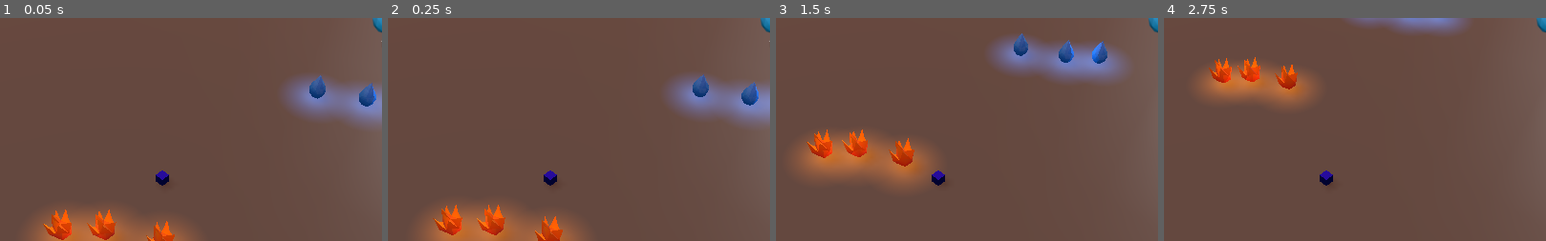
Above: before the commit, frames 1-4 (left to right).
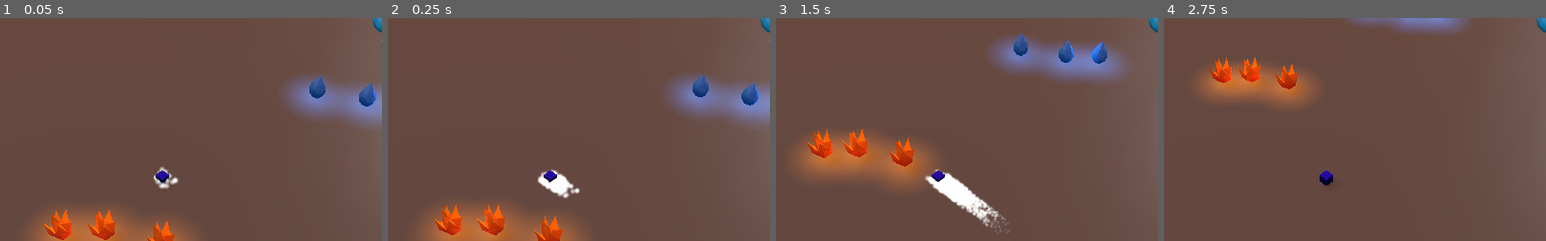
Above: after the commit, the same moments.

Repository: GameDrivenDesign/TurnSides
Game: Godot game, scene res://Game.tscn
Two runs of this game, one before a commit and one after it. Both use one fixed random seed, a clock stepped at 60 frames per second and the inputs below.
Inputs:
- Up to frame 1 (0.05 s): no input
- Up to frame 2 (0.25 s): no input
- Up to frame 3 (1.5 s): tap Enter (ui_accept) at 0.5, 0.6, 0.77, 1.07, 1.35 s; hold Right (ui_right) 0.53-1.28 s; hold Down (ui_down) from 1.28 s (still down)
- Up to frame 4 (2.75 s): tap Enter (ui_accept) at 1.52, 1.82, 2.1 s; release Down (ui_down) at 2.03 s; hold Right (ui_right) from 2.03 s (still down)
The pictures show only the part of the screen within x 29-79%, y 14-64%; the shares and areas given below are measured in that part.

The runs differ from the first frame. In frame 1, 0.3% of the frame differs, in the area x 40-47%, y 66-77%; in frame 2, 0.7%; in frame 3, 1.7%, in the area x 39-61%, y 67-97%; in frame 4, nothing differs.

Commit message:
Add particle effect when changing sides

Diff:
--- a/Player.gd
+++ b/Player.gd
@@ -37,19 +37,20 @@
 			elemental_souls_counter[FIRE] -= switch_costs_souls
 			remove_from_group(WATER_GROUP)
 			add_to_group(FIRE_GROUP)
+			update_elemental_color()
 		elif elemental_souls_counter[WATER] >= switch_costs_souls:
 			current_element = elemental_enum[WATER]
 			elemental_souls_counter[WATER] -= switch_costs_souls
 			remove_from_group(FIRE_GROUP)
 			add_to_group(WATER_GROUP)
-
-		update_elemental_color()
-		emit_signal("souls_changed")
+			update_elemental_color()
 		#else:
 			#TODO add message to the player that indicates that he has not enough souls to switch
 
 func update_elemental_color():
 	$Mesh.get_surface_material(0).albedo_color = Color(1, 0, 0) if current_element == elemental_enum[FIRE] else Color(0, 0, 1)
+	emit_signal("souls_changed")
+	emit_turn_particles()
 
 func take_damage(damage):
 	hp -= damage
@@ -57,3 +58,9 @@
 		#TODO game over screen
 		emit_signal("player_dead")
 		print("the player died") #just for check at the moment
+
+func emit_turn_particles():
+	var particles = preload("res://turn_particles.tscn").instance()
+	add_child(particles)
+	yield(get_tree().create_timer(1), "timeout")
+	particles.queue_free()
--- /dev/null
+++ b/turn_particles.tscn
@@ -0,0 +1,159 @@
+[gd_scene load_steps=9 format=2]
+
+[ext_resource path="res://particle.png" type="Texture" id=1]
+
+[sub_resource type="Gradient" id=4]
+
+offsets = PoolRealArray( 0.60356, 1 )
+colors = PoolColorArray( 1, 1, 1, 0.588235, 0, 0, 0, 0 )
+
+[sub_resource type="GradientTexture" id=5]
+
+flags = 4
+gradient = SubResource( 4 )
+width = 2048
+
+[sub_resource type="Curve" id=6]
+
+min_value = 0.0
+max_value = 1.0
+bake_resolution = 100
+_data = [ Vector2( 0, 1 ), 0.0, 0.0, 0, 0, Vector2( 1, 0.22168 ), 0.0, 0.0, 0, 0 ]
+
+[sub_resource type="CurveTexture" id=7]
+
+flags = 4
+width = 2048
+curve = SubResource( 6 )
+
+[sub_resource type="ParticlesMaterial" id=3]
+
+render_priority = 0
+trail_divisor = 1
+emission_shape = 2
+emission_box_extents = Vector3( 1, 1, 0.1 )
+flag_align_y = false
+flag_rotate_y = false
+flag_disable_z = false
+spread = 0.0
+flatness = 0.0
+gravity = Vector3( 0, 0, 0 )
+initial_velocity = 10.0
+initial_velocity_random = 0.6
+angular_velocity = 0.0
+angular_velocity_random = 0.0
+linear_accel = 3.0
+linear_accel_random = 0.0
+radial_accel = 0.0
+radial_accel_random = 0.0
+tangential_accel = 0.0
+tangential_accel_random = 0.0
+damping = 0.0
+damping_random = 0.0
+angle = 0.0
+angle_random = 0.0
+scale = 0.7
+scale_random = 0.4
+scale_curve = SubResource( 7 )
+color_ramp = SubResource( 5 )
+hue_variation = 0.0
+hue_variation_random = 0.0
+anim_speed = 0.0
+anim_speed_random = 0.0
+anim_offset = 0.0
+anim_offset_random = 0.0
+anim_loop = false
+_sections_unfolded = [ "Color", "Emission Shape", "Hue Variation", "Initial Velocity", "Linear Accel", "Scale", "Spread" ]
+
+[sub_resource type="SpatialMaterial" id=1]
+
+render_priority = 0
+flags_transparent = true
+flags_unshaded = true
+flags_vertex_lighting = false
+flags_no_depth_test = false
+flags_use_point_size = false
+flags_world_triplanar = false
+flags_fixed_size = false
+flags_albedo_tex_force_srgb = false
+vertex_color_use_as_albedo = true
+vertex_color_is_srgb = false
+params_diffuse_mode = 0
+params_specular_mode = 0
+params_blend_mode = 1
+params_cull_mode = 0
+params_depth_draw_mode = 0
+params_line_width = 1.0
+params_point_size = 1.0
+params_billboard_mode = 3
+params_grow = false
+params_use_alpha_scissor = false
+particles_anim_h_frames = 1
+particles_anim_v_frames = 1
+particles_anim_loop = 0
+albedo_color = Color( 1, 1, 1, 1 )
+albedo_texture = ExtResource( 1 )
+metallic = 0.0
+metallic_specular = 0.5
+metallic_texture_channel = 0
+roughness = 0.0
+roughness_texture_channel = 0
+emission_enabled = false
+normal_enabled = false
+rim_enabled = false
+clearcoat_enabled = false
+anisotropy_enabled = false
+ao_enabled = false
+depth_enabled = false
+subsurf_scatter_enabled = false
+transmission_enabled = false
+refraction_enabled = false
+detail_enabled = false
+uv1_scale = Vector3( 1, 1, 1 )
+uv1_offset = Vector3( 0, 0, 0 )
+uv1_triplanar = false
+uv1_triplanar_sharpness = 1.0
+uv2_scale = Vector3( 1, 1, 1 )
+uv2_offset = Vector3( 0, 0, 0 )
+uv2_triplanar = false
+uv2_triplanar_sharpness = 1.0
+proximity_fade_enable = false
+distance_fade_enable = false
+_sections_unfolded = [ "Albedo", "Flags", "Vertex Color" ]
+
+[sub_resource type="QuadMesh" id=2]
+
+material = SubResource( 1 )
+size = Vector2( 1, 1 )
+
+[node name="turn_particles" type="Spatial" index="0"]
+
+[node name="Particles" type="Particles" parent="." index="0"]
+
+transform = Transform( 1, 0, 0, 0, -4.37114e-08, 1, 0, -1, -4.37114e-08, 0, 0, 0 )
+layers = 1
+material_override = null
+cast_shadow = 1
+extra_cull_margin = 0.0
+use_in_baked_light = false
+lod_min_distance = 0.0
+lod_min_hysteresis = 0.0
+lod_max_distance = 0.0
+lod_max_hysteresis = 0.0
+emitting = true
+amount = 200
+lifetime = 1.0
+one_shot = false
+preprocess = 0.0
+speed_scale = 1.0
+explosiveness = 0.6
+randomness = 0.0
+fixed_fps = 0
+fract_delta = true
+visibility_aabb = AABB( -1.96776, -1.71121, -1.3584, 3.93552, 3.42243, 8 )
+local_coords = true
+draw_order = 0
+process_material = SubResource( 3 )
+draw_passes = 1
+draw_pass_1 = SubResource( 2 )
+_sections_unfolded = [ "Draw Passes", "Process Material", "Time" ]
